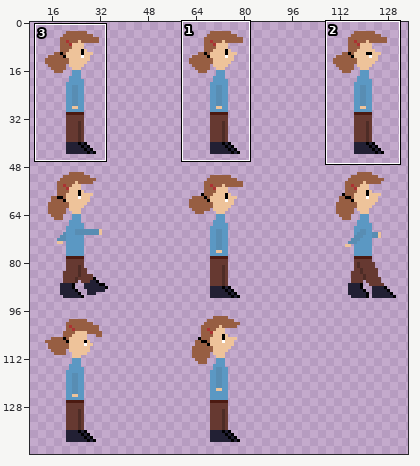
Sprite sheet, stored at scenes/characters/alicia/alicia_adulta.png. Above: a wide view before the commit, with the close-up outlined.
Close-up. Before the commit:
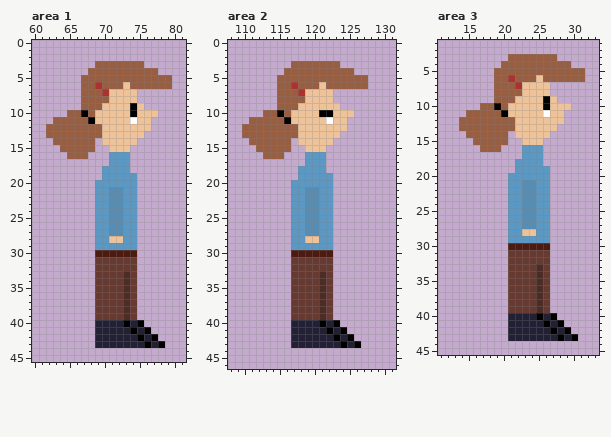
The file is 720x720 pixels, drawn in blocks of 5x5; one block is one cell here. Shown: area 1: x 60..81, y 0..45; area 2: x 108..131, y 0..46; area 3: x 11..33, y 1..45. The wide view leaves out empty margins. The commit also changed other parts of the picture, which this record leaves out.
The same view after the edit:
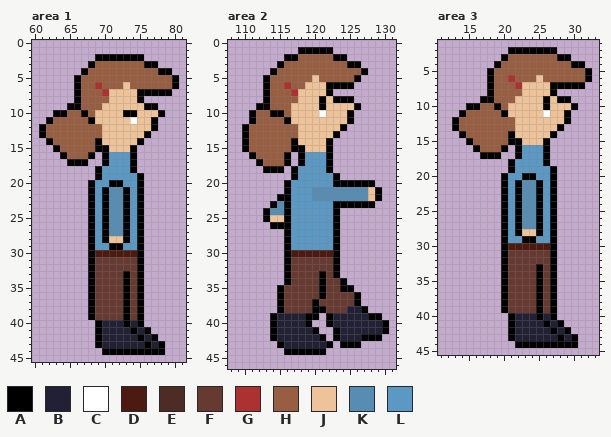
Palette (. is transparent): A #000000  B #222034  C #ffffff  D #4c1a11  E #4d2c26  F #663931  G #ac3232  H #975e42  J #eec39a  K #588db3  L #5b98c3
What changed:
--- area 1
@@ x 60..81 @@
  1 ......................
- 2 ......................
- 3 .........HHHHHHH......
- 4 ........HHHHHHHHHH....
- 5 .......HHHHHHHHHHHHH..
- 6 .......HHGHHHJHHHHHH..
- 7 .......HHHGJJJJ.......
- 8 .......HHHHJJJJ.......
- 9 .......HHHJJJJAJ......
-10 .....HHAHJJJJJAJJJ....
-11 ...HHHHHAJJJJJCJJ.....
-12 ..HHHHHHHHJJJJJJJ.....
-13 ..HHHHHHHHJJJJJJ......
-14 ...HHHHHH.JJJJJ.......
-15 ....HHHHH..JJJ........
-16 .....HHH...LLL........
-17 ...........LLL........
-18 ..........LLLL........
-19 ..........LLLLL.......
-20 .........LLLLLL.......
-21 .........LLKKLL.......
-22 .........LLKKLL.......
-23 .........LLKKLL.......
-24 .........LLKKLL.......
-25 .........LLKKLL.......
-26 .........LLKKLL.......
-27 .........LLKKLL.......
-28 .........LLJJLL.......
-29 .........LLLLLL.......
-30 .........DDDDDD.......
-31 .........FFFFFF.......
-32 .........FFFFFF.......
-33 .........FFFFEF.......
-34 .........FFFFEF.......
-35 .........FFFFEF.......
-36 .........FFFFEF.......
-37 .........FFFFEF.......
-38 .........FFFFEF.......
-39 .........FFFFEF.......
-40 .........BBBBABA......
-41 .........BBBBBABA.....
-42 .........BBBBBBABA....
-43 .........BBBBBBBABA...
-44 ......................
+ 2 .........AAAAAAA......
+ 3 ........AHHHHHHHAA....
+ 4 .......AHHHHHHHHHHAA..
+ 5 ......AHHHHHHHHHHHHHA.
+ 6 ......AHHGHHHJHHHHHHA.
+ 7 ......AHHHGJJJJAAAAA..
+ 8 ......AHHHHJJJJA......
+ 9 .....AAHHHJJJJJJAA....
+10 ...AAHHAHJJJJAAJJJA...
+11 ..AHHHHHAJJJJJCJJA....
+12 .AHHHHHHHHJJJJJJJA....
+13 .AHHHHHHHHJJJJJJA.....
+14 ..AHHHHHHAJJJJJA......
+15 ...AHHHHHAAJJJA.......
+16 ....AHHHA.ALLLA.......
+17 .....AAA..ALLLA.......
+18 .........ALLLLA.......
+19 .........ALLLLLA......
+20 ........ALLAALLA......
+21 ........ALAKKALA......
+22 ........ALAKKALA......
+23 ........ALAKKALA......
+24 ........ALAKKALA......
+25 ........ALAKKALA......
+26 ........ALAKKALA......
+27 ........ALAKKALA......
+28 ........ALAJJALA......
+29 ........ALLAALLA......
+30 ........ADDDDDDA......
+31 ........AFFFFFFA......
+32 ........AFFFFFFA......
+33 ........AFFFFAFA......
+34 ........AFFFFAFA......
+35 ........AFFFFAFA......
+36 ........AFFFFAFA......
+37 ........AFFFFAFA......
+38 ........AFFFFAFA......
+39 ........AFFFFAFA......
+40 .........ABBBABA......
+41 .........ABBBBABA.....
+42 .........ABBBBBABA....
+43 .........ABBBBBBABA...
+44 ..........AAAAAAAAA...
 45 ......................
--- area 2
@@ x 108..131 @@
  0 ........................
- 1 ........................
- 2 ........................
- 3 .........HHHHHHH........
- 4 ........HHHHHHHHHH......
- 5 .......HHHHHHHHHHHHH....
- 6 .......HHGHHHJHHHHHH....
- 7 .......HHHGJJJJ.........
- 8 .......HHHHJJJJ.........
- 9 .......HHHJJJJJJ........
-10 .....HHAHJJJJAAJJJ......
-11 ...HHHHHAJJJJJCJJ.......
-12 ..HHHHHHHHJJJJJJJ.......
-13 ..HHHHHHHHJJJJJJ........
-14 ...HHHHHH.JJJJJ.........
-15 ....HHHHH..JJJ..........
-16 .....HHH...LLL..........
-17 ...........LLL..........
-18 ..........LLLL..........
-19 ..........LLLLL.........
-20 .........LLLLLL.........
-21 .........LLKKLL.........
-22 .........LLKKLL.........
-23 .........LLKKLL.........
-24 .........LLKKLL.........
-25 .........LLKKLL.........
-26 .........LLKKLL.........
-27 .........LLKKLL.........
-28 .........LLJJLL.........
-29 .........LLLLLL.........
-30 .........DDDDDD.........
-31 .........FFFFFF.........
-32 .........FFFFFF.........
-33 .........FFFFEF.........
-34 .........FFFFEF.........
-35 .........FFFFEF.........
-36 .........FFFFEF.........
-37 .........FFFFEF.........
-38 .........FFFFEF.........
-39 .........FFFFEF.........
-40 .........BBBBABA........
-41 .........BBBBBABA.......
-42 .........BBBBBBABA......
-43 .........BBBBBBBABA.....
-44 ........................
+ 1 ..........AAAAA.........
+ 2 ........AAHHHHHAA.......
+ 3 .......AHHHHHHHHHAA.....
+ 4 ......AHHHHHHHHHHHHA....
+ 5 .....AHHHHHHJHHHHHA.....
+ 6 .....AHHGHHJJJAAAA......
+ 7 .....AHHHGJJJJA.........
+ 8 .....AHHHHJJJAJAAA......
+ 9 ....AAHHHJJJJAJJJJA.....
+10 ...AHHAAHJJJJCJJJA......
+11 ...AHHHHAJJJJJJJJA......
+12 ..AHHHHHHHJJJJJJA.......
+13 ..AHHHHHHHJJJJJA........
+14 ..AHHHHHHAJJJJA.........
+15 ..AHHHHHHAAJJJA.........
+16 ...AHHHHA.ALLLA.........
+17 ....AHHHA.ALLLA.........
+18 .....AAA.ALLLLA.........
+19 .........ALLLLLA........
+20 ........ALLLLLLAAAAAA...
+21 ........ALLLKKKKKKKKJA..
+22 .......AALLLKKKKKKKKJA..
+23 ......AKALLLLLLAAAAAA...
+24 .....AKKALLLLLLA........
+25 .....AJJALLLLLLA........
+26 ......AAALLLLLLA........
+27 ........ALLLLLLA........
+28 ........ALLLLLLA........
+29 ........ALLLLLLA........
+30 ........ADDDDDDA........
+31 ........AFFFFFFA........
+32 ........AFFFFFFA........
+33 ........AFFFFAFA........
+34 ........AFFFFAFFA.......
+35 .......AFFFFFAFFAA......
+36 .......AFFFFFAFFFFA.....
+37 .......AFFFFAFFFFFA.....
+38 .......AFFFFAAFFFBBA....
+39 ......ABBBBAA.ABBBBBAA..
+40 ......ABBBBA..ABBBBBBBA.
+41 ......ABBBBBA..ABBBBBBA.
+42 ......ABBBBBBA.ABBBAAA..
+43 .......ABBBBBBA.AAA.....
+44 ........AAAAAA..........
 45 ........................
--- area 3
@@ x 11..33 @@
  1 .......................
- 2 .......................
- 3 ..........HHHHHHH......
- 4 .........HHHHHHHHHH....
- 5 ........HHHHHHHHHHHHH..
- 6 ........HHGHHHJHHHHHH..
- 7 ........HHHGJJJJ.......
- 8 ........HHHHJJJJ.......
- 9 ........HHHJJJJAJ......
-10 ......HHAHJJJJJAJJJ....
-11 ....HHHHHAJJJJJCJJ.....
-12 ...HHHHHHHHJJJJJJJ.....
-13 ...HHHHHHHHJJJJJJ......
-14 ....HHHHHH.JJJJJ.......
-15 .....HHHHH..JJJ........
-16 ......HHH...LLL........
-17 ............LLL........
-18 ...........LLLL........
-19 ...........LLLLL.......
-20 ..........LLLLLL.......
-21 ..........LLKKLL.......
-22 ..........LLKKLL.......
-23 ..........LLKKLL.......
-24 ..........LLKKLL.......
-25 ..........LLKKLL.......
-26 ..........LLKKLL.......
-27 ..........LLKKLL.......
-28 ..........LLJJLL.......
-29 ..........LLLLLL.......
-30 ..........DDDDDD.......
-31 ..........FFFFFF.......
-32 ..........FFFFFF.......
-33 ..........FFFFEF.......
-34 ..........FFFFEF.......
-35 ..........FFFFEF.......
-36 ..........FFFFEF.......
-37 ..........FFFFEF.......
-38 ..........FFFFEF.......
-39 ..........FFFFEF.......
-40 ..........BBBBABA......
-41 ..........BBBBBABA.....
-42 ..........BBBBBBABA....
-43 ..........BBBBBBBABA...
-44 .......................
+ 2 ..........AAAAAAA......
+ 3 .........AHHHHHHHAA....
+ 4 ........AHHHHHHHHHHAA..
+ 5 .......AHHHHHHHHHHHHHA.
+ 6 .......AHHGHHHJHHHHHHA.
+ 7 .......AHHHGJJJJAAAAA..
+ 8 .......AHHHHJJJJA......
+ 9 ......AAHHHJJJJAJAA....
+10 ....AAHHAHJJJJJAJJJA...
+11 ...AHHHHHAJJJJJCJJA....
+12 ..AHHHHHHHHJJJJJJJA....
+13 ..AHHHHHHHHJJJJJJA.....
+14 ...AHHHHHHAJJJJJA......
+15 ....AHHHHHAAJJJA.......
+16 .....AHHHA.ALLLA.......
+17 ......AAA..ALLLA.......
+18 ..........ALLLLA.......
+19 ..........ALLLLLA......
+20 .........ALLAALLA......
+21 .........ALAKKALA......
+22 .........ALAKKALA......
+23 .........ALAKKALA......
+24 .........ALAKKALA......
+25 .........ALAKKALA......
+26 .........ALAKKALA......
+27 .........ALAKKALA......
+28 .........ALAJJALA......
+29 .........ALLAALLA......
+30 .........ADDDDDDA......
+31 .........AFFFFFFA......
+32 .........AFFFFFFA......
+33 .........AFFFFAFA......
+34 .........AFFFFAFA......
+35 .........AFFFFAFA......
+36 .........AFFFFAFA......
+37 .........AFFFFAFA......
+38 .........AFFFFAFA......
+39 .........AFFFFAFA......
+40 ..........ABBBABA......
+41 ..........ABBBBABA.....
+42 ..........ABBBBBABA....
+43 ..........ABBBBBBABA...
+44 ...........AAAAAAAAA...
 45 .......................
